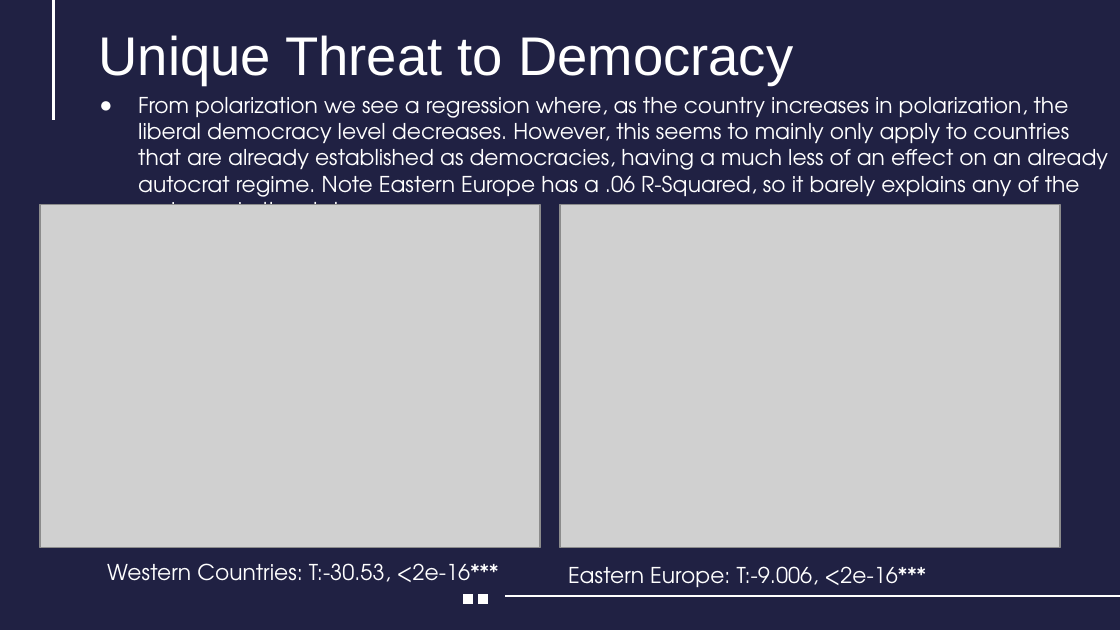
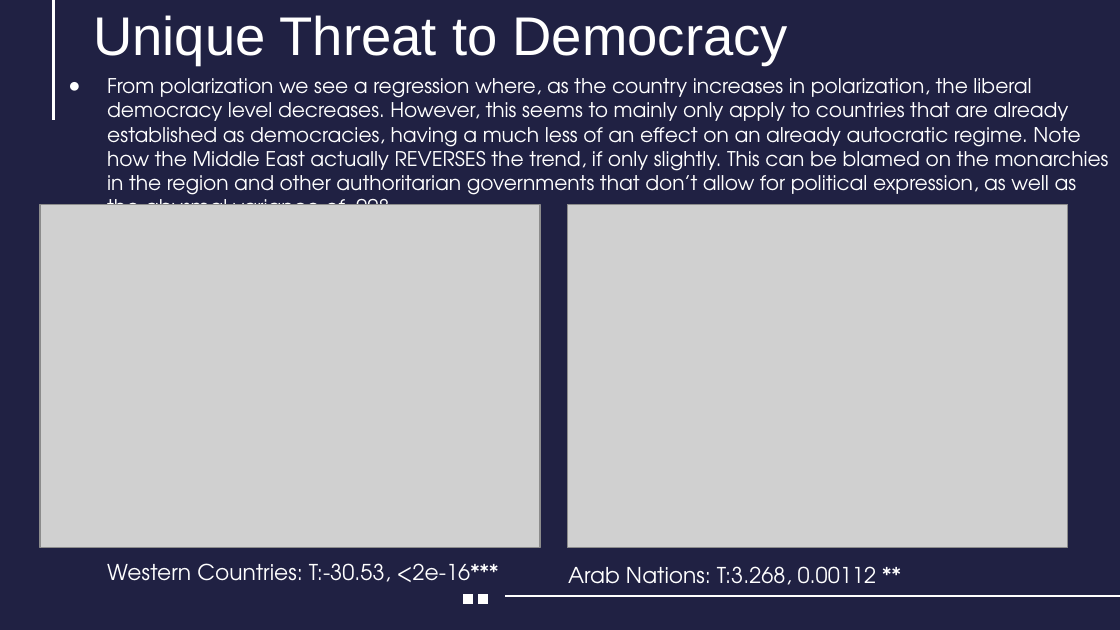
Before and after one commit to dimmediato/R_Project, a slide deck: slide 12 of PowerPoint/R_Project_Presentation.pptx. Drawn at 1120x630 pixels with LibreOffice and Linux fonts; fonts in the diff are those of the drawing; grey boxes stand for pictures; background and template pictures are left out. Boxes give left, top, right and bottom in pixels: in the first picture for what was removed or moved away, otherwise in the second. Text is boxed around its words. In the diff, an @@ line names an element or a change of style, - is before the commit and + after.

```diff
--- a/PowerPoint/R_Project_Presentation.pptx
+++ b/PowerPoint/R_Project_Presentation.pptx
@@ title "Unique Threat to Democracy": place and size @@
-title "Unique Threat to Democracy" at <box>99,35,793,85</box>
+title "Unique Threat to Democracy" at <box>93,15,788,66</box>
@@ text at <box>107,78,1109,205</box>: text changed; size 14 to 13 pt @@
-● From polarization we see a regression where, as the country increases in polarization, the liberal democracy level decreases. However, this seems to mainly only apply to countries that are already established as democracies, having a much less of an effect on an already autocrat regime. Note Eastern Europe has a .06 R-Squared, so it barely explains any of the variance in the data.
+● From polarization we see a regression where, as the country increases in polarization, the liberal democracy level decreases. However, this seems to mainly only apply to countries that are already established as democracies, having a much less of an effect on an already autocratic regime. Note how the Middle East actually REVERSES the trend, if only slightly. This can be blamed on the monarchies in the region and other authoritarian governments that don’t allow for political expression, as well as the abysmal variance of .008.
@@ picture: place and size @@
-picture at <box>560,205,1060,548</box>
+picture at <box>568,205,1067,548</box>
@@ text at <box>568,566,877,585</box>: text changed @@
-Eastern Europe: T:-9.006, <2e-16***
+Arab Nations: T:3.268, 0.00112 **
```
Also in this commit, not shown: 1 other slide changed, 1 other file.
